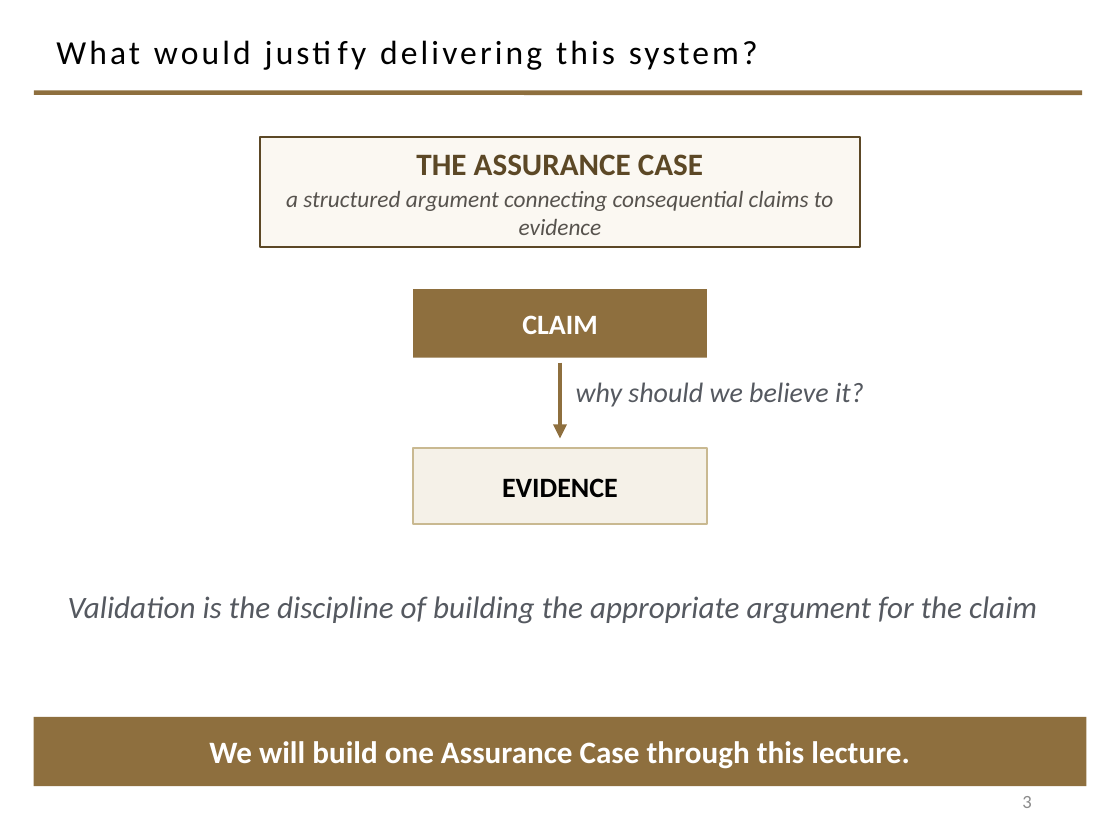
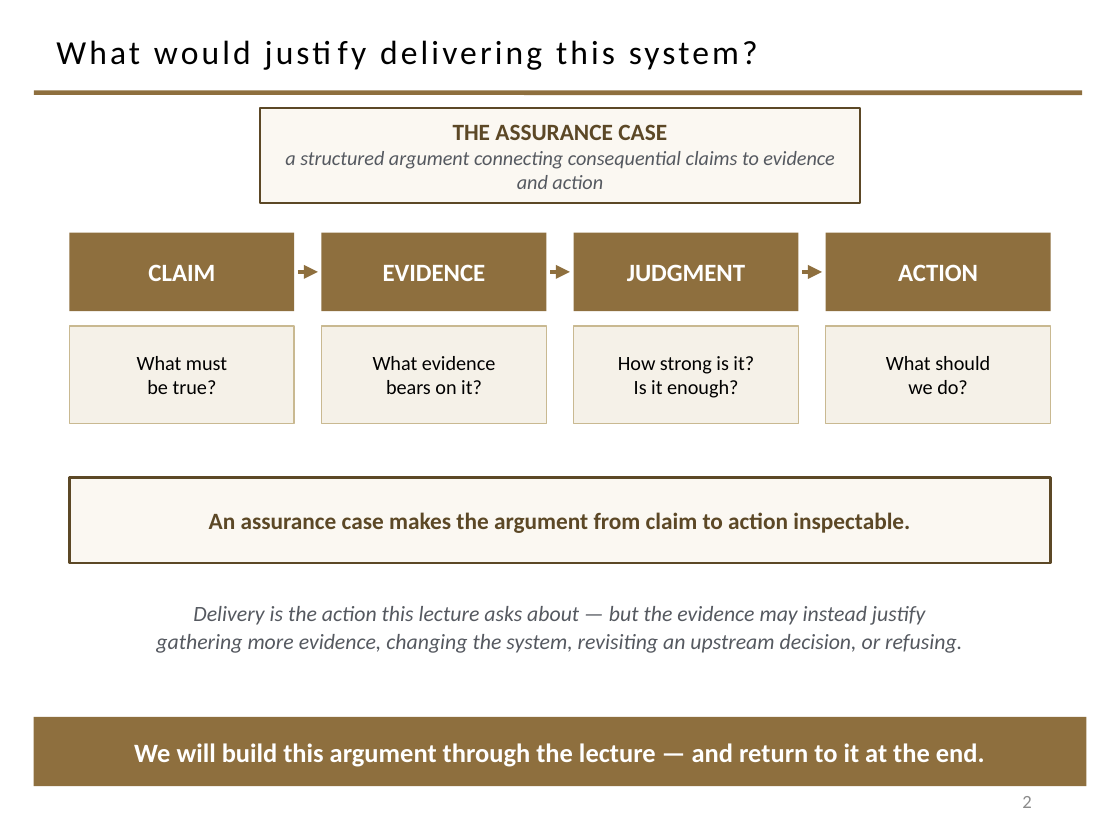
Before and after one commit to davisjam/model-based-agentic-software-engineering, a slide deck: slide 2 of course/lectures/act-1-foundations/08-validation/1-8-Validation.pptx (slide 3 before the commit). Drawn at 1120x840 pixels with LibreOffice and Linux fonts; fonts in the diff are those of the drawing; background and template pictures are left out. Boxes give left, top, right and bottom in pixels: in the first picture for what was removed or moved away, otherwise in the second. Text is boxed around its words. In the diff, an @@ line names an element or a change of style, - is before the commit and + after.

```diff
--- a/course/lectures/act-1-foundations/08-validation/1-8-Validation.pptx
+++ b/course/lectures/act-1-foundations/08-validation/1-8-Validation.pptx
@@ rectangle "THE ASSURANCE CASE": place and size @@
-rectangle "THE ASSURANCE CASE" at [260, 137, 860, 246]
+rectangle "THE ASSURANCE CASE" at [260, 108, 860, 203]
@@ text in rectangle at [453, 124, 667, 140]: size 20 to 15 pt in "THE ASSURANCE CASE" @@
@@ text in rectangle at [285, 151, 834, 189]: text changed; size 15 to 13 pt; text colour #57534E to #555960 @@
-a structured argument connecting consequential claims to evidence
+a structured argument connecting consequential claims to evidence and action
@@ rectangle "CLAIM": place and size @@
-rectangle "CLAIM" at [413, 289, 707, 357]
+rectangle "CLAIM" at [69, 233, 295, 311]
@@ rectangle "CLAIM" at [69, 233, 295, 311]: size 18 to 16 pt @@
@@ rectangle "EVIDENCE": place and size @@
-rectangle "EVIDENCE" at [413, 448, 707, 524]
+rectangle "EVIDENCE" at [321, 233, 547, 311]
@@ rectangle "EVIDENCE" at [321, 233, 547, 311]: size 18 to 16 pt, text colour #000000 to #FFFFFF; fill #F5F1E8 to #8E6F3E; outline #C9B991 1 pt to none @@
@@ rectangle added at [573, 233, 799, 311], fill #8E6F3E, 16 pt, text #FFFFFF, bold @@
+JUDGMENT
@@ rectangle added at [825, 233, 1051, 311], fill #8E6F3E, 16 pt, text #FFFFFF, bold @@
+ACTION
@@ arrow added from (298, 272) to (318, 272), #8E6F3E 3 pt @@
@@ arrow added from (550, 272) to (570, 272), #8E6F3E 3 pt @@
@@ arrow added from (802, 272) to (822, 272), #8E6F3E 3 pt @@
@@ rectangle added at [69, 326, 295, 423], fill #F5F1E8, outline #C9B991 1 pt, 13 pt, text #000000 @@
+What must
+be true?
@@ rectangle added at [321, 326, 547, 423], fill #F5F1E8, outline #C9B991 1 pt, 13 pt, text #000000 @@
+What evidence
+bears on it?
@@ rectangle added at [573, 326, 799, 423], fill #F5F1E8, outline #C9B991 1 pt, 13 pt, text #000000 @@
+How strong is it?
+Is it enough?
@@ rectangle added at [825, 326, 1051, 423], fill #F5F1E8, outline #C9B991 1 pt, 13 pt, text #000000 @@
+What should
+we do?
@@ arrow removed from (560, 363) to (560, 439) @@
@@ text removed at [576, 382, 864, 407] @@
-why should we believe it?
@@ rectangle added at [69, 478, 1051, 564], fill #FBF8F2, outline #5C4826 1.5 pt, 15 pt, text #5C4826, bold @@
+An assurance case makes the argument from claim to action inspectable.
@@ text removed at [68, 596, 1037, 624] @@
-Validation is the discipline of building the appropriate argument for the claim
@@ text added at [156, 606, 962, 653], 14 pt, text #555960, italic @@
+Delivery is the action this lecture asks about — but the evidence may instead justify
+gathering more evidence, changing the system, revisiting an upstream decision, or refusing.
@@ text in rectangle at [134, 743, 985, 767]: text changed; size 20 to 17 pt @@
-We will build one Assurance Case through this lecture.
+We will build this argument through the lecture — and return to it at the end.
@@ page number at [1022, 796, 1031, 808]: text changed @@
-3
+2
```
Also in this commit, not shown: 21 other slides changed, 4 slides added, 30 slides removed.
